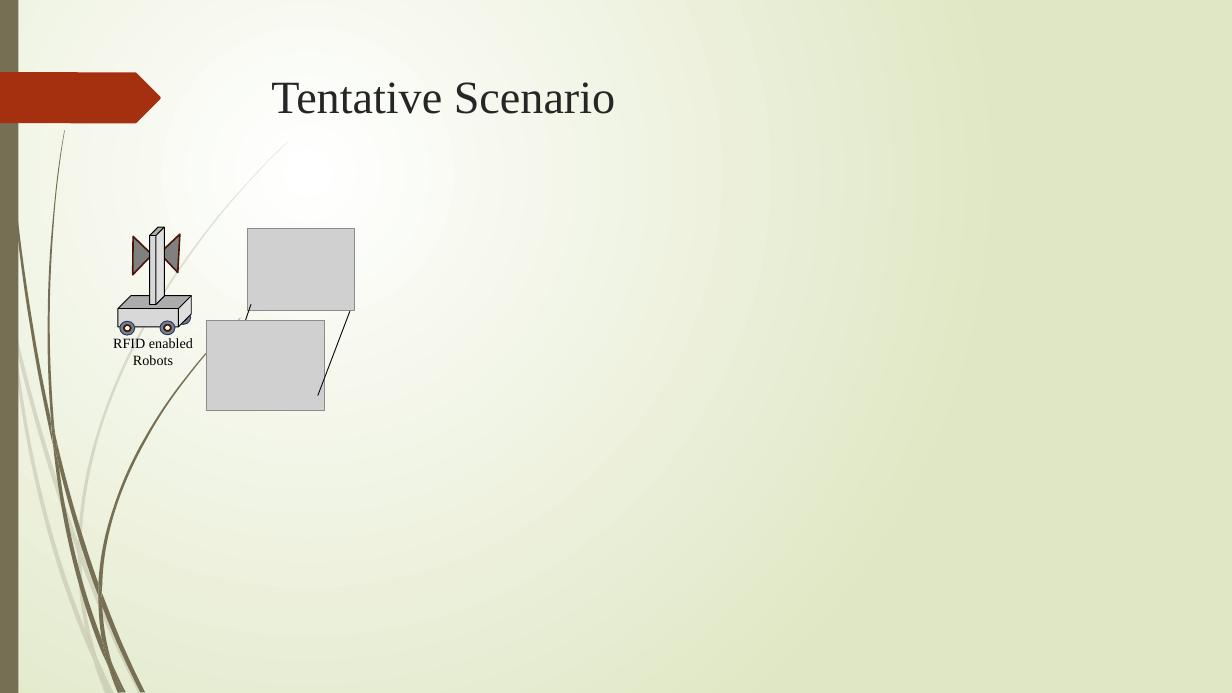
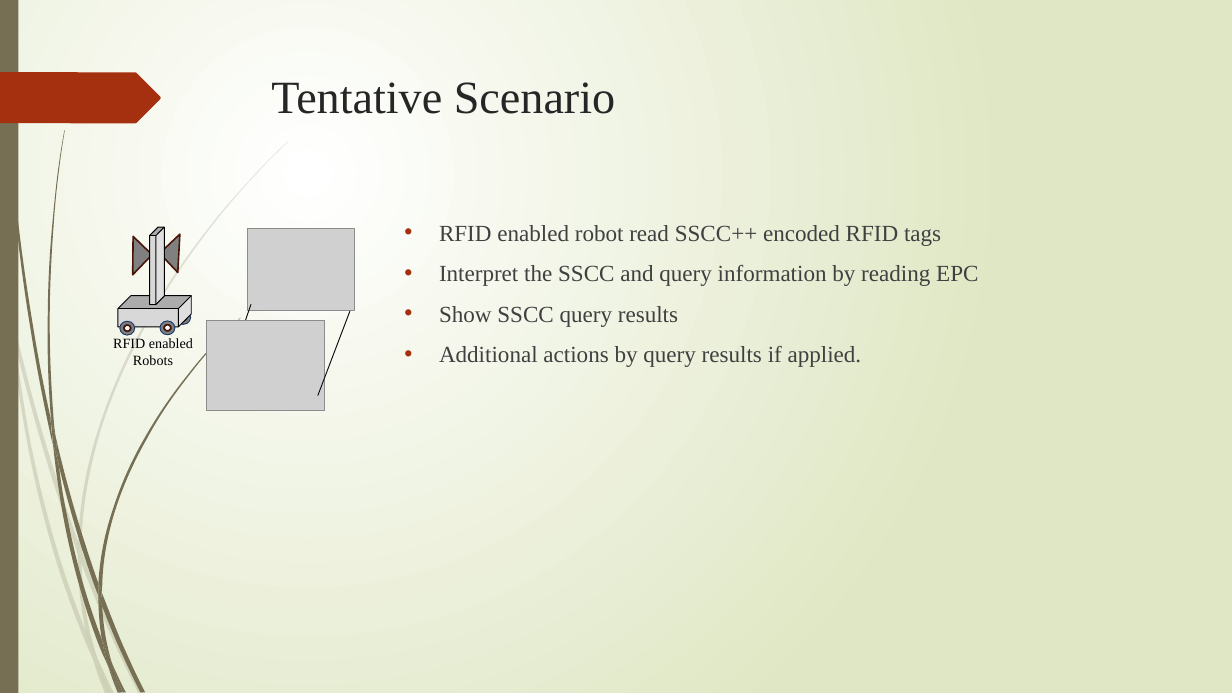
Before and after one commit to phou8913/GS1_SSCC_Demonstration, a slide deck: slide 3 of 1_docs/Concpet and Design.pptx. Drawn at 1232x693 pixels with LibreOffice and Linux fonts; fonts in the diff are those of the drawing; grey boxes stand for pictures. Boxes give left, top, right and bottom in pixels: in the first picture for what was removed or moved away, otherwise in the second. Text is boxed around its words. In the diff, an @@ line names an element or a change of style, - is before the commit and + after.

```diff
--- a/1_docs/Concpet and Design.pptx
+++ b/1_docs/Concpet and Design.pptx
@@ text added at <box>439,225,978,367</box>, 18 pt, text #404040 @@
+• RFID enabled robot read SSCC++ encoded RFID tags
+• Interpret the SSCC and query information by reading EPC
+• Show SSCC query results
+• Additional actions by query results if applied.
```
Also in this commit, not shown: 1 slide added, 13 other files.
